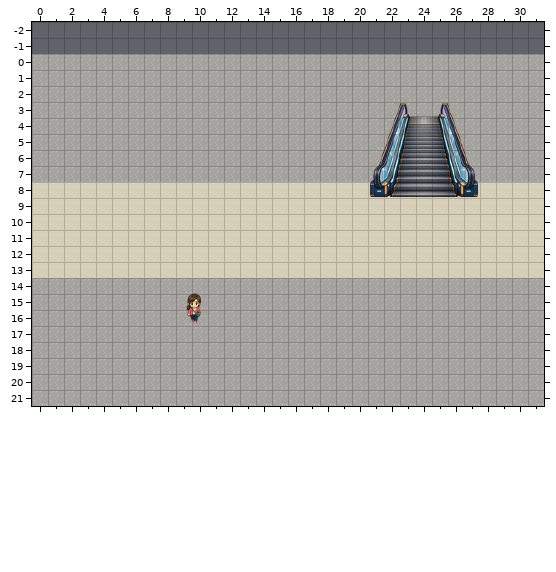
Tiled map (JSON): public/assets/maps/tiled/regions/airport-facilities.tmj. The picture above was drawn from the file before the commit.
Cells are 16x16 px. Shown: x 0..31, y -2..21.
After the commit:
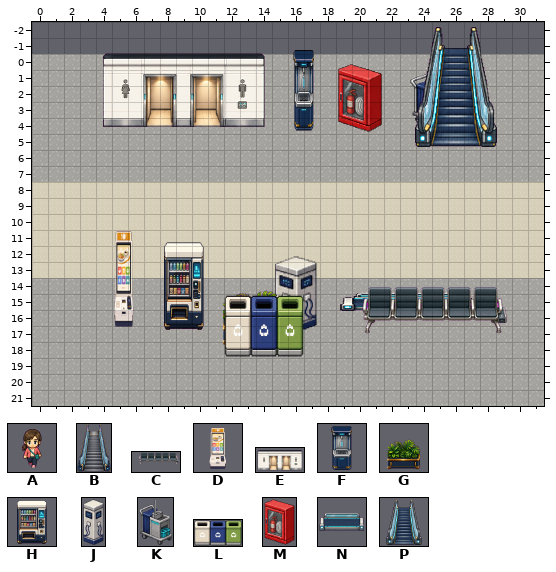
Key: from "airport-npcs": A 4 "traveler-female-1"; from "airport-props": B 39 "escalator-south", C 76 "waiting-seats", D 84 "self-order-kiosk-1", E 88 "restroom-frame-1", F 92 "water-dispenser-1", G 96 "planter-north-1", H 100 "vending-machine-1", J 117 "prop", K 119 "prop", L 121 "prop", M 122 "prop", N 133 "moving-walkway-1", P 137 "escalator-south-1".
Objects are placed by their top-left corner, in cells (3,4 is the top-left corner of cell 3,4); size is 1x1 cell unless given.
The edit:
--- layer "Props"
+E "facilities-restroom" at 4,-0.5 size 11x5.5
+F "facilities-water" at 15.5,-0.5 size 3x5.5
+K "facilities-cleaning-trolley" at 23.5,0.5 size 4x4.5
+M "facilities-emergency-cabinet" at 19,0.5 size 3x4.5
+P "facilities-escalator" at 23,-2 size 7x8
+N "facilities-moving-walkway" at 19,14 size 9x3
+D "facilities-self-order-kiosk" at 4,10.5 size 3.5x7
+H "facilities-vending-machine" at 7.5,11.5 size 4x6
+J "facilities-charging-pedestal" at 15,12.5 size 3x5
+G "facilities-planter" at 11,13 size 6x5.5
+C "facilities-waiting-seats" at 19,14.5 size 11x4.5
+L "facilities-recycling-station" at 12,15 size 5x4
-B "facilities-escalator" at 21,3 size 7x6
--- layer "NPCs"
-A "facilities-resting-traveler" at 9,14.8 size 2.2x2.2
